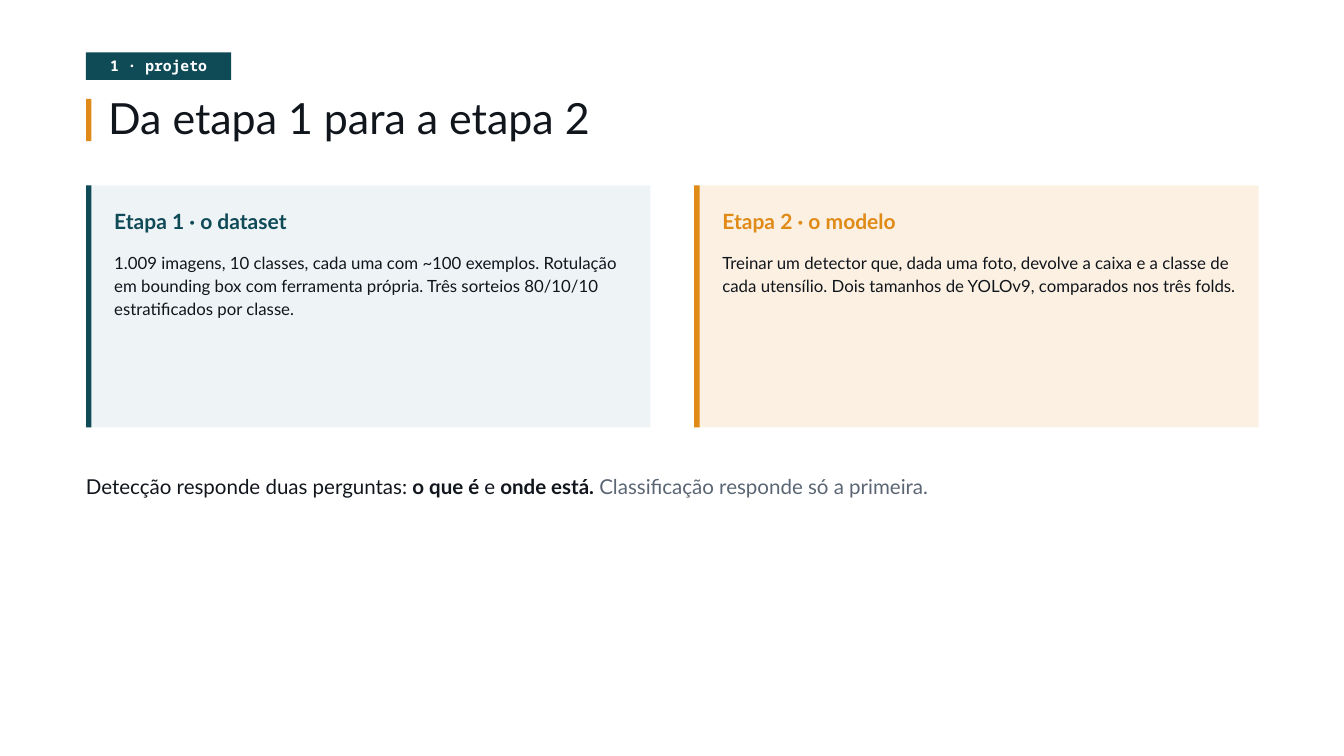
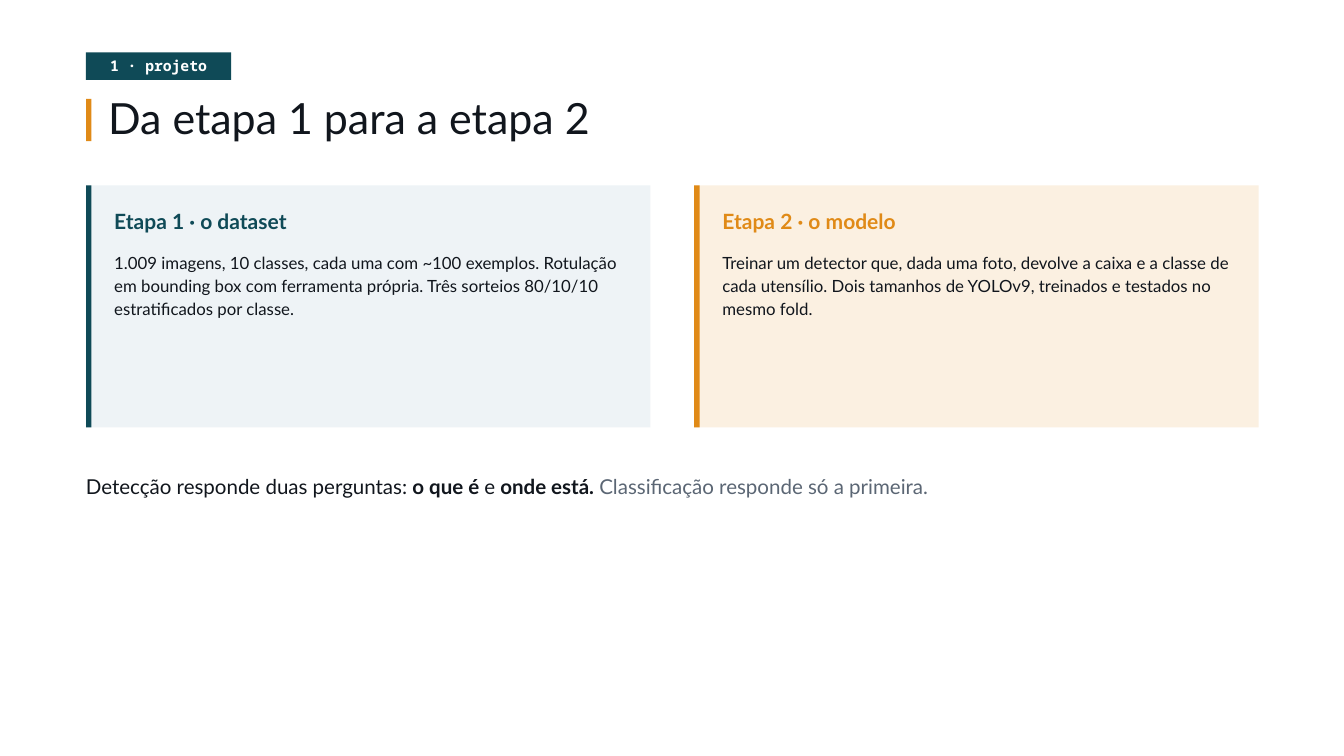
Before and after one commit to enzozon/yolov9-cozinha, a slide deck: slide 3 of slides/Cozinha_yolov9.pptx. Drawn at 1344x756 pixels with LibreOffice and Linux fonts; fonts in the diff are those of the drawing. Boxes give left, top, right and bottom in pixels: in the first picture for what was removed or moved away, otherwise in the second. Text is boxed around its words. In the diff, an @@ line names an element or a change of style, - is before the commit and + after.

Commit message:
docs: slides ajustados para treino só no FOLD1

```diff
--- a/slides/Cozinha_yolov9.pptx
+++ b/slides/Cozinha_yolov9.pptx
@@ text at <box>722,256,1228,315</box>: text changed @@
-Treinar um detector que, dada uma foto, devolve a caixa e a classe de cada utensílio. Dois tamanhos de YOLOv9, comparados nos três folds.
+Treinar um detector que, dada uma foto, devolve a caixa e a classe de cada utensílio. Dois tamanhos de YOLOv9, treinados e testados no mesmo fold.
```
Also in this commit, not shown: 5 other slides changed, 1 other file.
